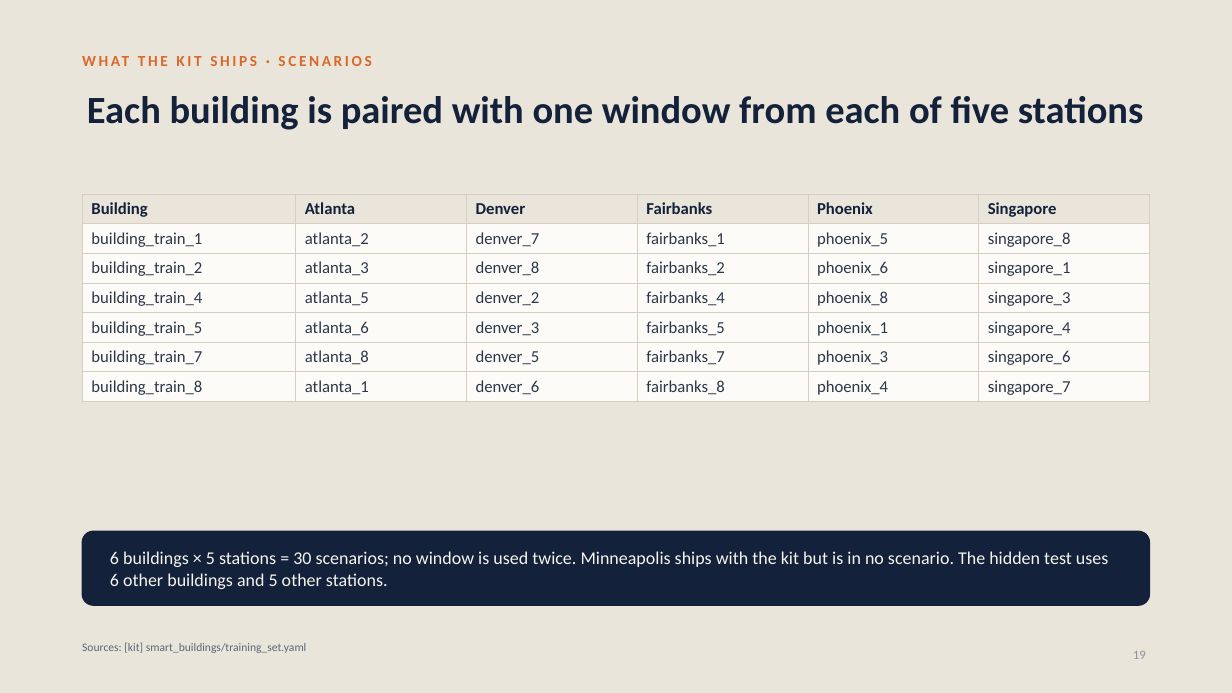
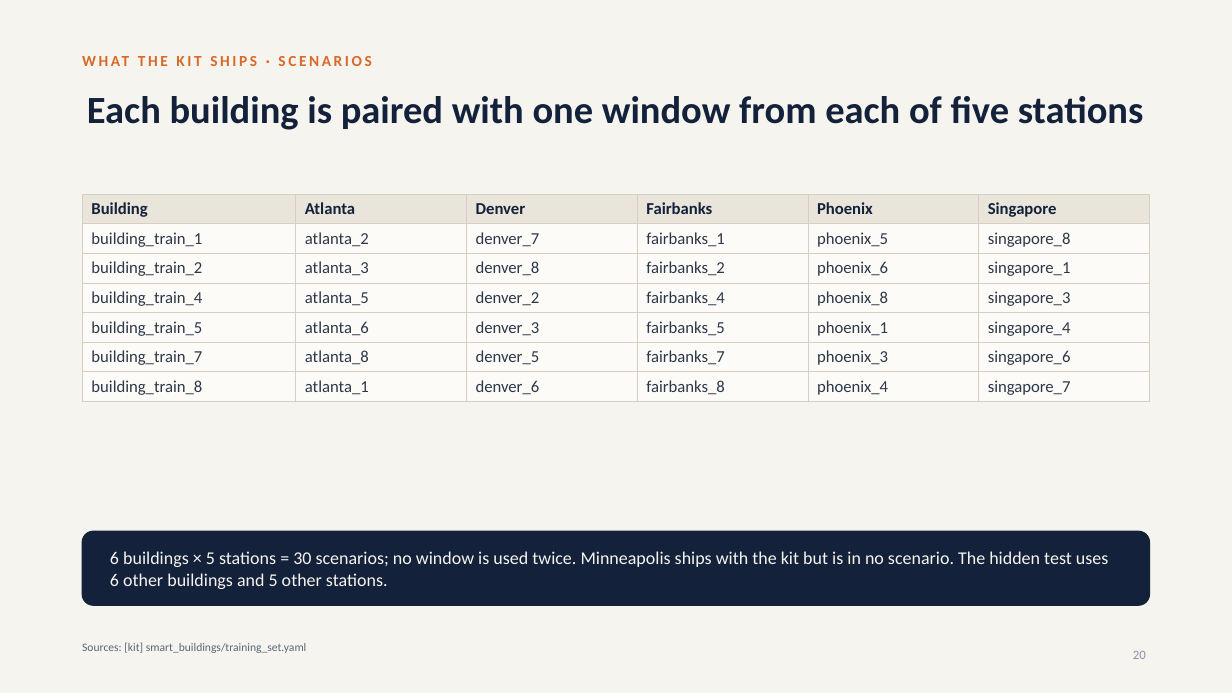
Before and after one commit to srivathsanb14/working-code, a slide deck: slide 20 of docs/One_Controller_for_Every_Building.pptx (slide 19 before the commit). Drawn at 1232x693 pixels with LibreOffice and Linux fonts; fonts in the diff are those of the drawing. Boxes give left, top, right and bottom in pixels: in the first picture for what was removed or moved away, otherwise in the second. Text is boxed around its words. In the diff, an @@ line names an element or a change of style, - is before the commit and + after.

```diff
--- a/docs/One_Controller_for_Every_Building.pptx
+++ b/docs/One_Controller_for_Every_Building.pptx
@@ background #EAE5DA to #F6F4EF @@
@@ page number at (x1=1133, y1=651, x2=1146, y2=659): text changed @@
-19
+20
```
Also in this commit, not shown: 5 other slides changed, 2 slides added, 4 other files.
